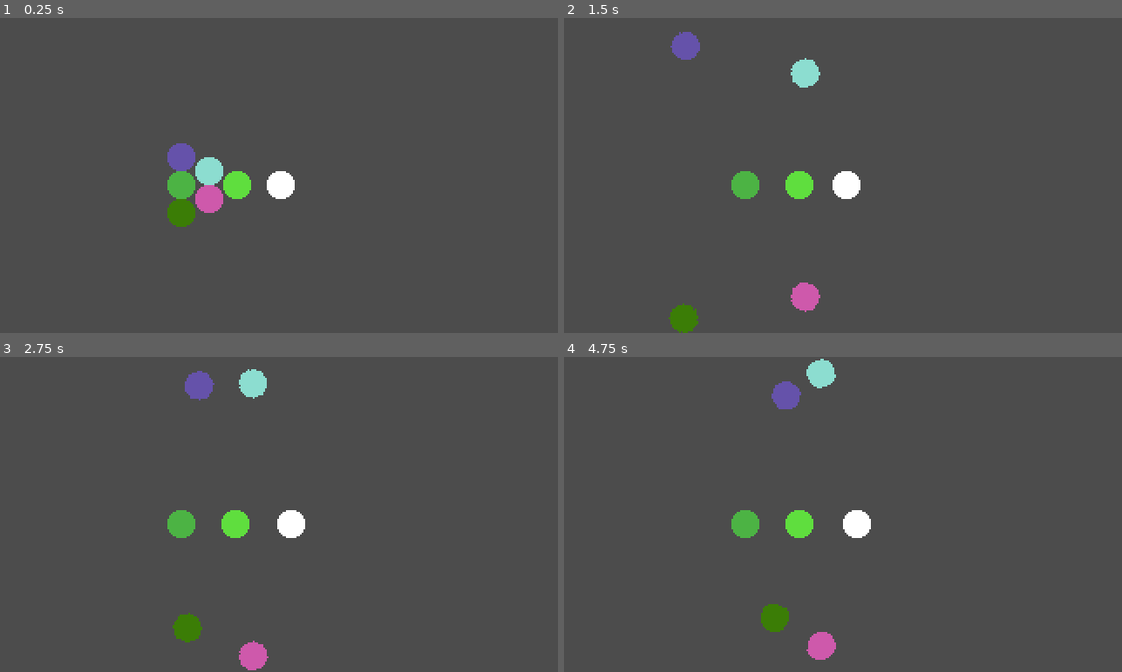
Above: before the commit, frames 1-4 (two rows, left to right).
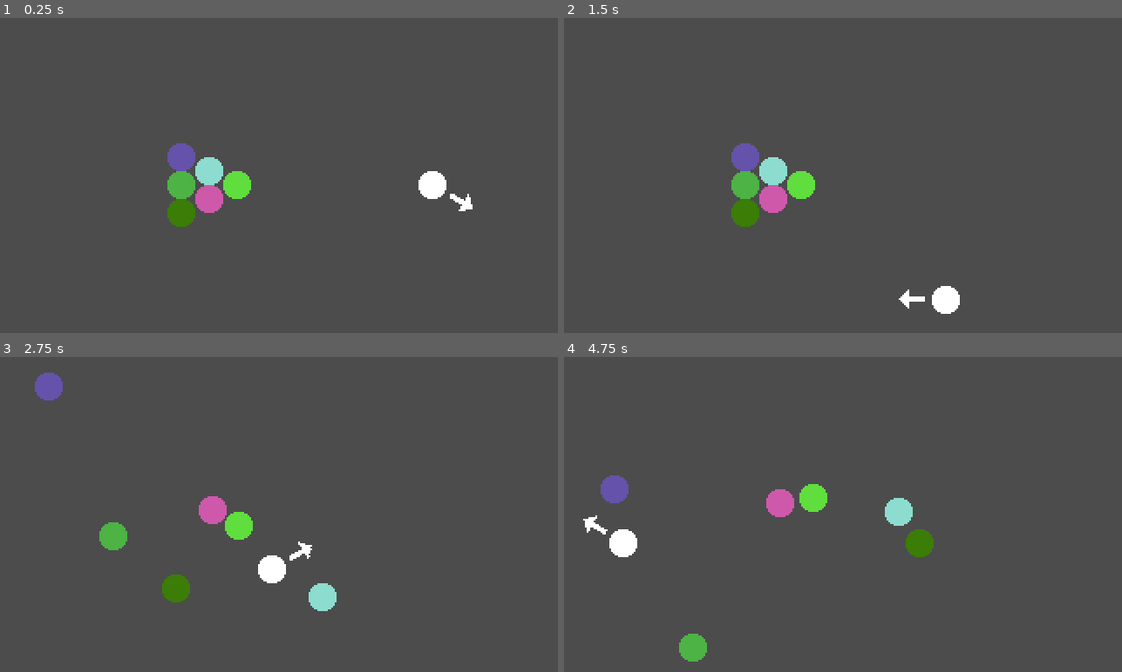
Above: after the commit, the same moments.

Repository: POtOSoftware/Play-With-Balls
Game: Godot game, scene res://Games/MiniBilliards/MiniBilliards.tscn
The game is run twice, just before and just after one commit, with the same random seed, the same clock (stepped at 60 frames per second) and the same inputs.
Inputs:
- Up to frame 1 (0.25 s): no input
- Up to frame 2 (1.5 s): tap Space (action_button, bound only after the commit) at 0.6, 1.35 s
- Up to frame 3 (2.75 s): tap Space (action_button, bound only after the commit) at 2.1 s
- Up to frame 4 (4.75 s): tap Space (action_button, bound only after the commit) at 2.85, 3.6, 4.35 s

The runs differ from the first frame. In frame 1, 0.8% of the frame differs, in the area x 47-85%, y 48-62%; in frame 2, 3.8%; in frame 3, 4.5%; in frame 4, 5.1%, in the area x 3-67%, y 0-97%.

Commit message:
the player can fire the ball

Diff:
--- a/Assets/ColoredBall/ColoredBall.gd
+++ b/Assets/ColoredBall/ColoredBall.gd
@@ -16,3 +16,7 @@
 
 		ball_color = Color(random_r, random_b, random_g, 1)
 		ball_sprite.modulate = ball_color
+
+func _integrate_forces(state):
+	# you have to be kidding me...
+	rotation_degrees = 0
--- /dev/null
+++ b/Assets/CueBall/CueBall.gd
@@ -0,0 +1,30 @@
+extends RigidBody2D
+
+onready var firing_direction: Node = $Arrow
+
+var firing: bool = true
+
+func _ready() -> void:
+	set_process(false)
+	if firing:
+		setup_firing()
+
+func _process(delta):
+	firing_direction.rotation_degrees += 2
+	if Input.is_action_just_pressed("action_button"):
+		var fire_direction: float = deg2rad(firing_direction.rotation_degrees)
+		print("Fire direction: %f" % fire_direction)
+		apply_central_impulse(Vector2(cos(fire_direction) * 100, sin(fire_direction) * 100))
+		print("Fire impulse X: %f | Y: %f" % [cos(fire_direction) * 100, sin(fire_direction) * 100])
+
+func _integrate_forces(state):
+	# you have to be kidding me...
+	rotation_degrees = 0
+
+func setup_firing() -> void:
+	firing_direction.visible = true
+	set_process(true)
+
+func stop_firing() -> void:
+	set_process(false)
+	firing_direction.rotation_degrees = 0
--- /dev/null
+++ b/Assets/CueBall/CueBall.tscn
@@ -0,0 +1,14 @@
+[gd_scene load_steps=4 format=2]
+
+[ext_resource path="res://Assets/ColoredBall/ColoredBall.tscn" type="PackedScene" id=1]
+[ext_resource path="res://Assets/CueBall/CueBall.gd" type="Script" id=2]
+[ext_resource path="res://Sprites/Arrow.png" type="Texture" id=3]
+
+[node name="CueBall" instance=ExtResource( 1 )]
+script = ExtResource( 2 )
+
+[node name="Arrow" type="Node2D" parent="." index="2"]
+
+[node name="Sprite" type="Sprite" parent="Arrow" index="0"]
+position = Vector2( 19, 0 )
+texture = ExtResource( 3 )
--- a/Games/MiniBilliards/MiniBilliards.gd
+++ b/Games/MiniBilliards/MiniBilliards.gd
@@ -3,4 +3,5 @@
 onready var cue_ball: Node = $CueBall
 
 func _ready() -> void:
-	cue_ball.apply_impulse(Vector2(0,0), Vector2(-500, 0))
+	pass
+	#cue_ball.apply_impulse(Vector2(0,0), Vector2(-500, 0))
--- a/Games/MiniBilliards/MiniBilliards.tscn
+++ b/Games/MiniBilliards/MiniBilliards.tscn
@@ -1,7 +1,8 @@
-[gd_scene load_steps=7 format=2]
+[gd_scene load_steps=8 format=2]
 
 [ext_resource path="res://Assets/ColoredBall/ColoredBall.tscn" type="PackedScene" id=1]
 [ext_resource path="res://Games/MiniBilliards/MiniBilliards.gd" type="Script" id=2]
+[ext_resource path="res://Assets/CueBall/CueBall.tscn" type="PackedScene" id=3]
 
 [sub_resource type="PhysicsMaterial" id=4]
 rough = true
@@ -14,13 +15,10 @@
 extents = Vector2( 8, 104 )
 
 [sub_resource type="RectangleShape2D" id=3]
-extents = Vector2( 176, 11.25 )
+extents = Vector2( 176, 11.875 )
 
 [node name="MiniBilliards" type="Node2D"]
 script = ExtResource( 2 )
-
-[node name="CueBall" parent="." instance=ExtResource( 1 )]
-position = Vector2( 264, 96 )
 
 [node name="ColoredBall2" parent="." instance=ExtResource( 1 )]
 position = Vector2( 136, 96 )
@@ -58,9 +56,12 @@
 shape = SubResource( 2 )
 
 [node name="CollisionShape2D3" type="CollisionShape2D" parent="Walls"]
-position = Vector2( 160, 193.5 )
+position = Vector2( 160, 192.875 )
 shape = SubResource( 3 )
 
 [node name="CollisionShape2D4" type="CollisionShape2D" parent="Walls"]
 position = Vector2( 160, -11.25 )
 shape = SubResource( 3 )
+
+[node name="CueBall" parent="." instance=ExtResource( 3 )]
+position = Vector2( 248, 96 )
--- a/project.godot
+++ b/project.godot
@@ -51,10 +51,19 @@
 "svg/scale": 1.0
 }
 
+[input]
+
+action_button={
+"deadzone": 0.5,
+"events": [ Object(InputEventKey,"resource_local_to_scene":false,"resource_name":"","device":0,"alt":false,"shift":false,"control":false,"meta":false,"command":false,"pressed":false,"scancode":0,"physical_scancode":32,"unicode":0,"echo":false,"script":null)
+, Object(InputEventJoypadButton,"resource_local_to_scene":false,"resource_name":"","device":0,"button_index":0,"pressure":0.0,"pressed":false,"script":null)
+ ]
+}
+
 [physics]
 
 common/enable_pause_aware_picking=true
-2d/default_linear_damp=1.0
+2d/default_linear_damp=1.5
 
 [rendering]
 
Binary file added: Sprites/Arrow.png
Not shown, added: Sprites/Arrow.png.import
